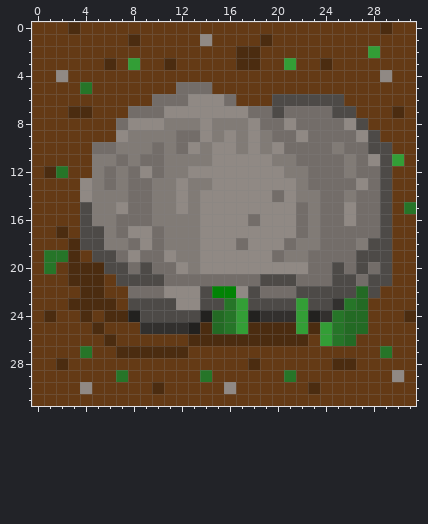
Edited in one commit: pixel-art sprite (PowerlessSheepUnity/Assets/Textures/Stein64x64.png). That is the earlier state.
The file is 64x64 pixels, drawn in blocks of 2x2; one block is one cell here.
The same view after the edit:
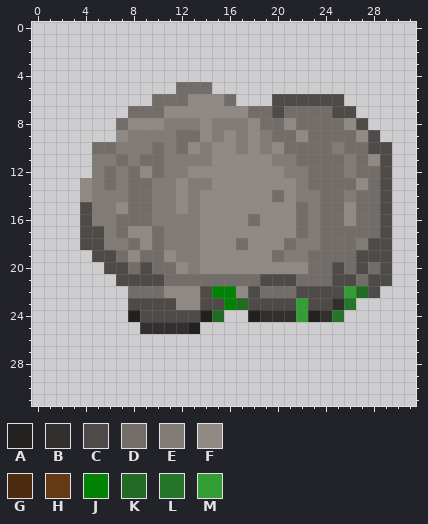
Palette (. is transparent): A #22211f  B #32302e  C #4d4a47  D #736d69  E #817b76  F #908984  G #4b2c10  H #643a15  J #028305  K #236a24  L #267528  M #339e36
The exact change:
Colour L gives way to colour J in row 23 at x 16.
Colour M gives way to colour K in row 23 at x 17.
Colour C gives way to colour M in row 22 at x 26.
The edit erases colour F in row 1 at x 14; in row 4 at x 2 and 29; in row 29 at x 30; in row 30 at x 4 and 16.
The edit erases colour G in row 0 at x 3 and 29; in row 1 at x 8 and 19; in row 2 at x 17 to 18; in row 3 at x 6, 11, 17 to 18 and 24; in row 7 at x 3 to 4 and 30; in row 12 at x 1.
The edit erases colour G in row 17 at x 2; in rows 18 to 19 at x 3; in rows 20 to 21 at x 3 to 5; in row 22 at x 4 to 5; in row 23 at x 3 to 6; in row 24 at x 1, 4, 6 to 7 and 31.
The edit erases colour G in row 25 at x 5, 14, 18 to 21 and 23; in row 26 at x 6 and 13 to 22; in row 27 at x 7 to 12; in row 28 at x 2, 18 and 25 to 26; in row 30 at x 10 and 23.
The edit erases colour H in row 0 at x 0 to 2, 4 to 28 and 30 to 31; in row 1 at x 0 to 7, 9 to 13, 15 to 18 and 20 to 31; in row 2 at x 0 to 16, 19 to 27 and 29 to 31; in row 3 at x 0 to 5, 7, 9 to 10, 12 to 16, 19 to 20, 22 to 23 and 25 to 31; in row 4 at x 0 to 1, 3 to 28 and 30 to 31; in row 5 at x 0 to 3, 5 to 11 and 15 to 31.
The edit erases colour H in row 6 at x 0 to 9, 17 to 19 and 26 to 31; in row 7 at x 0 to 2, 5 to 7, 27 to 29 and 31; in row 8 at x 0 to 6 and 28 to 31; in row 9 at x 0 to 6 and 29 to 31; in row 10 at x 0 to 4 and 30 to 31; in row 11 at x 0 to 4 and 31.
The edit erases colour H in row 12 at x 0, 3 to 4 and 30 to 31; in rows 13 to 14 at x 0 to 3 and 30 to 31; in row 15 at x 0 to 3 and 30; in row 16 at x 0 to 3 and 30 to 31; in row 17 at x 0 to 1, 3 and 30 to 31; in row 18 at x 0 to 2 and 30 to 31.
The edit erases colour H in row 19 at x 0, 4 and 30 to 31; in row 20 at x 0, 2 and 30 to 31; in row 21 at x 0 to 2, 6 and 30 to 31; in row 22 at x 0 to 3, 6 to 7 and 29 to 31; in row 23 at x 0 to 2, 7 and 28 to 31; in row 24 at x 0, 2 to 3, 5 and 28 to 30.
The edit erases colour H in row 25 at x 0 to 4, 6 to 8 and 28 to 31; in row 26 at x 0 to 5, 7 to 12, 23 and 27 to 31; in row 27 at x 0 to 3, 5 to 6, 13 to 28 and 30 to 31; in row 28 at x 0 to 1, 3 to 17, 19 to 24 and 27 to 31; in row 29 at x 0 to 6, 8 to 13, 15 to 20, 22 to 29 and 31; in row 30 at x 0 to 3, 5 to 9, 11 to 15, 17 to 22 and 24 to 31.
The edit erases colour H in row 31 at x 0 to 31.
The edit erases colour K in row 23 at x 27; in row 24 at x 26 to 27; in row 25 at x 15 and 26 to 27; in row 26 at x 26.
The edit erases colour L in row 5 at x 4; in row 12 at x 2; in row 15 at x 31; in row 19 at x 1 to 2; in row 20 at x 1; in row 24 at x 16.
The edit erases colour L in row 25 at x 16 and 25; in row 26 at x 25; in row 27 at x 4 and 29; in row 29 at x 7, 14 and 21.
The edit erases colour M in row 2 at x 28; in row 3 at x 8 and 21; in row 11 at x 30; in row 24 at x 17; in row 25 at x 17, 22 and 24; in row 26 at x 24.
Changed places in both pictures, as pixel boxes (x1, y1, x2, y2):
changed: (32, 22, 416, 406)
